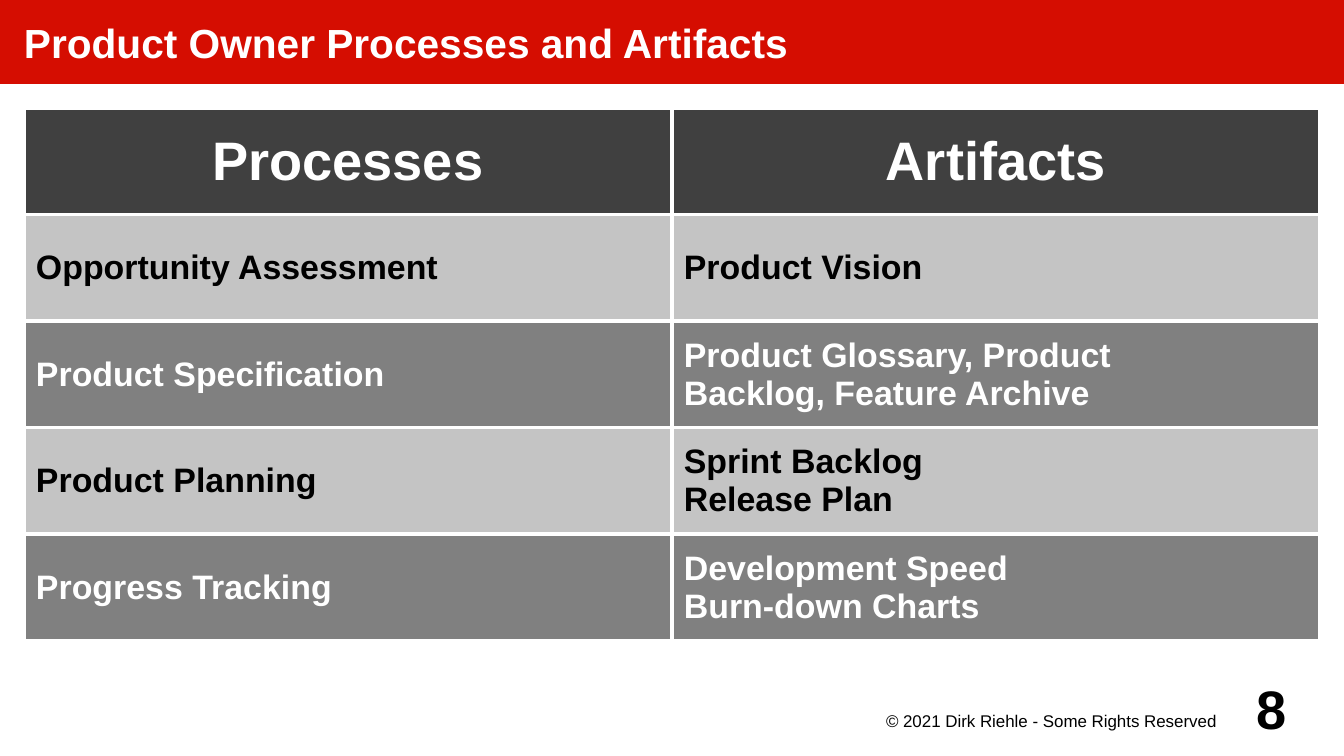
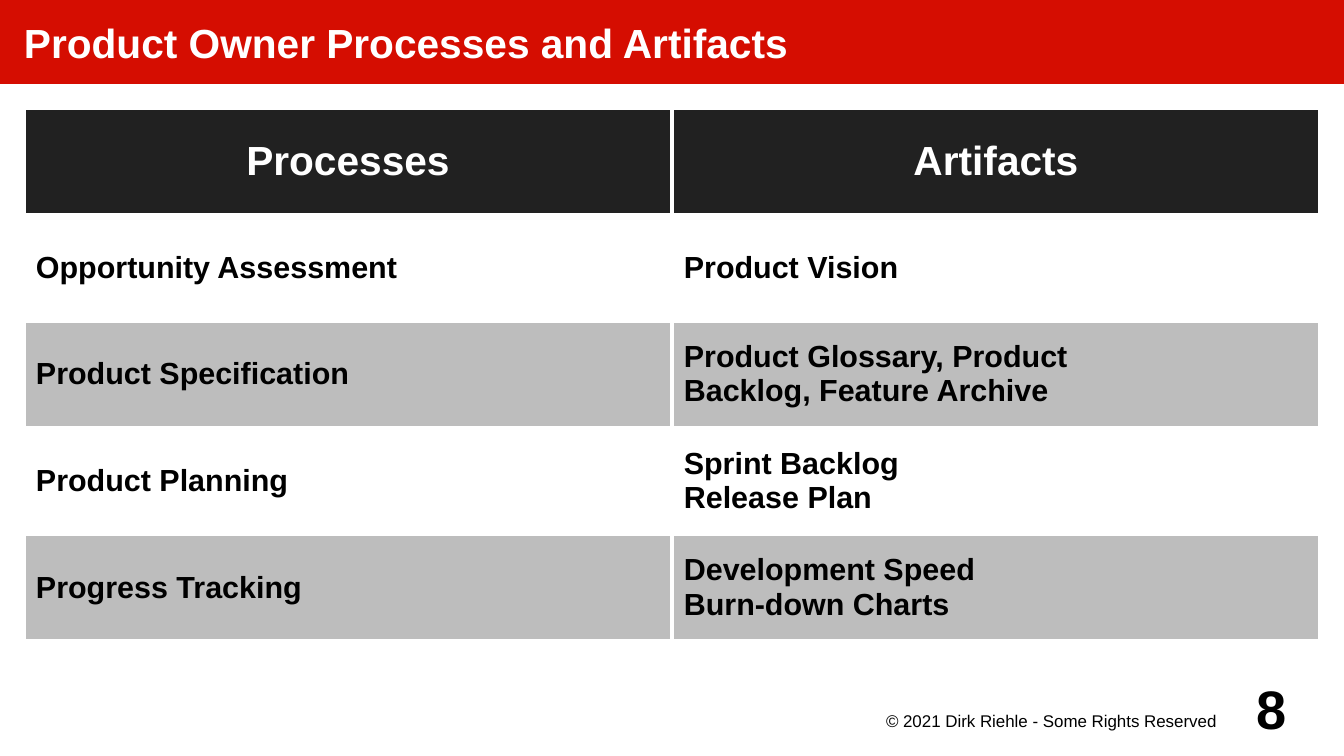
Before and after one commit to dirkriehle/amos-course, a slide deck: slide 8 of Lecture slides/AMOS D01 - Product Management.odp. Drawn at 1344x756 pixels with LibreOffice and Linux fonts; fonts in the diff are those of the drawing. Boxes give left, top, right and bottom in pixels: in the first picture for what was removed or moved away, otherwise in the second. Text is boxed around its words. In the diff, an @@ line names an element or a change of style, - is before the commit and + after.

Commit message:
Added slide deck C02

```diff
--- a/Lecture slides/AMOS D01 - Product Management.odp
+++ b/Lecture slides/AMOS D01 - Product Management.odp
@@ table at bbox=[24, 109, 1321, 642] @@
@@ fill #404040 to #212121 in row 1 @@
@@ fill #C4C4C4 to #FFFFFF in 4 cells @@
@@ fill #808080 to #BDBDBD in 4 cells @@
@@ size 32 to 24 pt in "Processes", "Artifacts" @@
@@ size 20 to 18 pt @@
@@ text colour #FFFFFF to #000000 in "Product Specification", "Product Glossary, Product Backlog, Feature Archive", "Progress Tracking", "Development Speed" and 1 more places @@
@@ borders changed @@
```
Also in this commit, not shown: 4 other slides changed, 6 other files.
